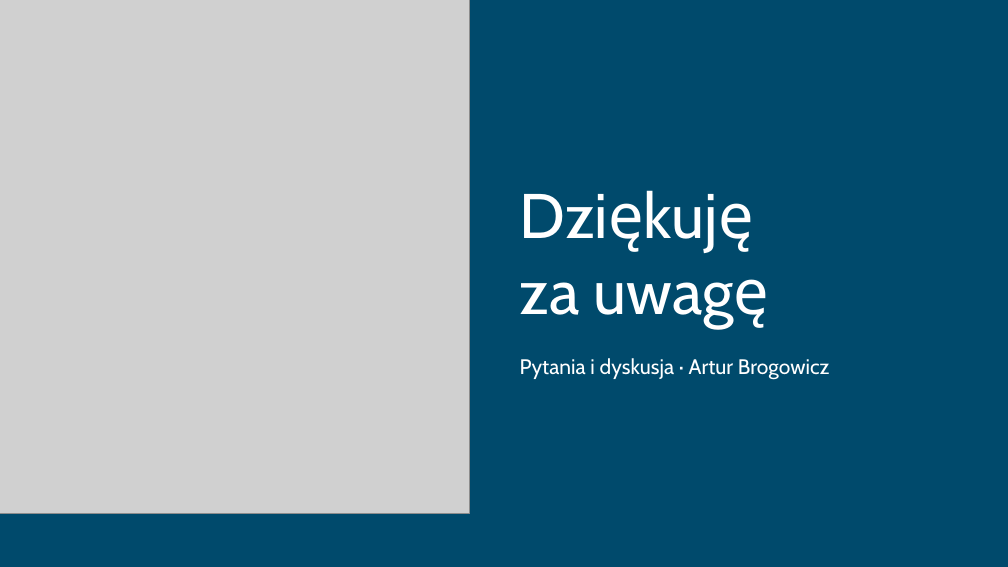
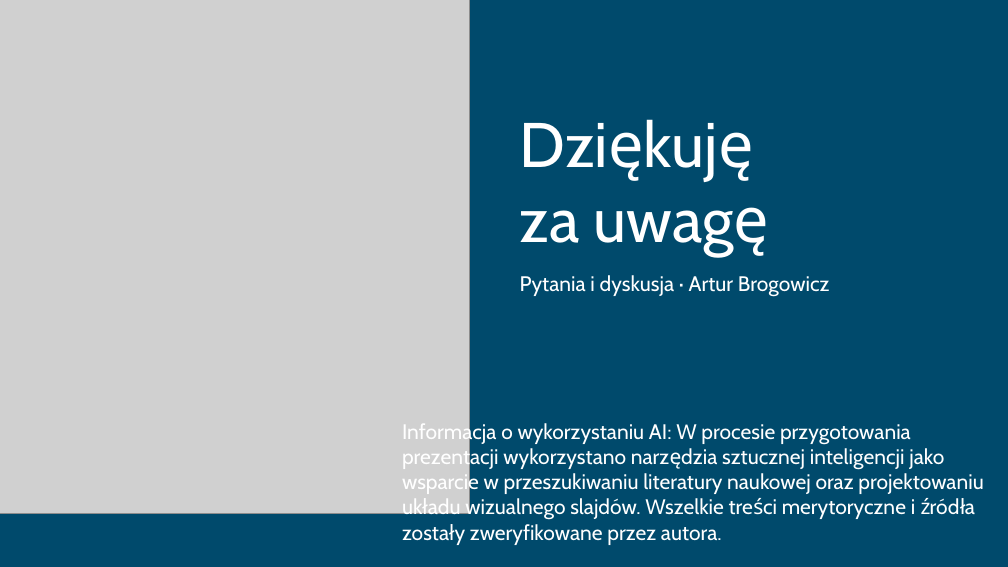
Before and after one commit to ArturBrogowicz/code, a slide deck: slide 24 of presentation/Prezentacja_WEiTI_PL.pptx (slide 25 before the commit). Drawn at 1008x567 pixels with LibreOffice and Linux fonts; fonts in the diff are those of the drawing; grey boxes stand for pictures. Boxes give left, top, right and bottom in pixels: in the first picture for what was removed or moved away, otherwise in the second. Text is boxed around its words. In the diff, an @@ line names an element or a change of style, - is before the commit and + after.

```diff
--- a/presentation/Prezentacja_WEiTI_PL.pptx
+++ b/presentation/Prezentacja_WEiTI_PL.pptx
@@ text "Dziękuję" moved from (x1=520, y1=279, x2=770, y2=329) to (x1=520, y1=207, x2=770, y2=257) @@
@@ text "Pytania i dyskusja · Artur ..." moved from (x1=520, y1=358, x2=830, y2=380) to (x1=520, y1=275, x2=830, y2=297) @@
@@ text added at (x1=402, y1=421, x2=983, y2=545), 20 pt, text #FFFFFF @@
+Informacja o wykorzystaniu AI: W procesie przygotowania prezentacji wykorzystano narzędzia sztucznej inteligencji jako wsparcie w przeszukiwaniu literatury naukowej oraz projektowaniu układu wizualnego slajdów. Wszelkie treści merytoryczne i źródła zostały zweryfikowane przez autora.
```
Also in this commit, not shown: 9 other slides changed, 1 slide added, 2 slides removed.
